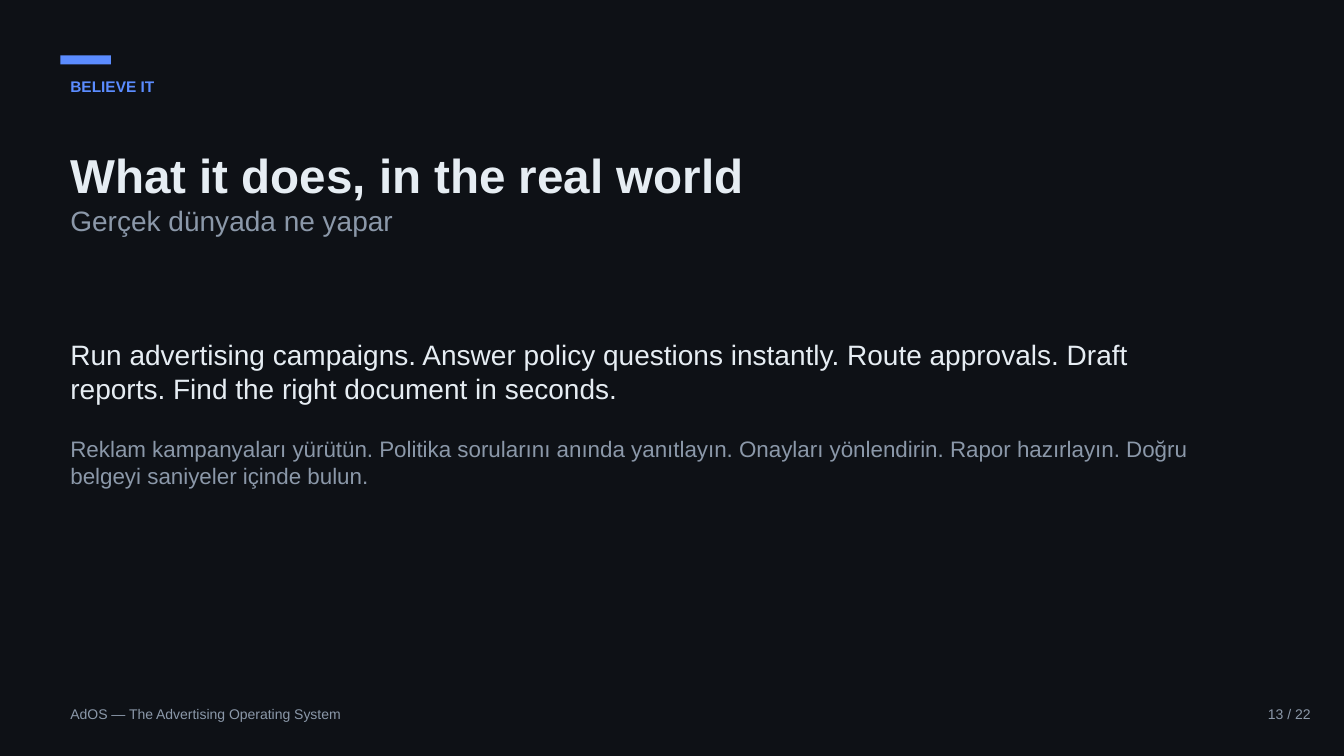
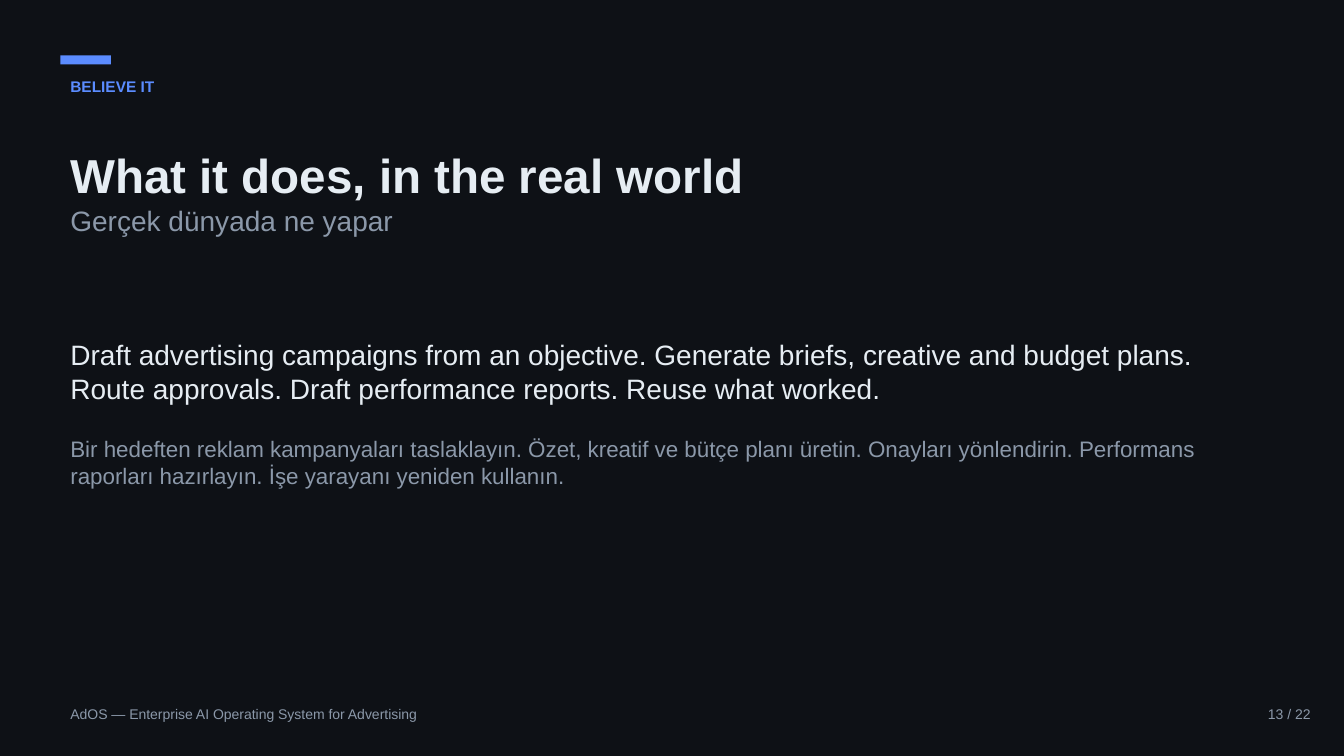
Before and after one commit to monay10/AdOS, a slide deck: slide 13 of presentation/AdOS_Executive_Presentation.pptx. Drawn at 1344x756 pixels with LibreOffice and Linux fonts; fonts in the diff are those of the drawing. Boxes give left, top, right and bottom in pixels: in the first picture for what was removed or moved away, otherwise in the second. Text is boxed around its words. In the diff, an @@ line names an element or a change of style, - is before the commit and + after.

```diff
--- a/presentation/AdOS_Executive_Presentation.pptx
+++ b/presentation/AdOS_Executive_Presentation.pptx
@@ text at (70, 344, 1194, 489): text changed @@
-Run advertising campaigns. Answer policy questions instantly. Route approvals. Draft reports. Find the right document in seconds.
-Reklam kampanyaları yürütün. Politika sorularını anında yanıtlayın. Onayları yönlendirin. Rapor hazırlayın. Doğru belgeyi saniyeler içinde bulun.
+Draft advertising campaigns from an objective. Generate briefs, creative and budget plans. Route approvals. Draft performance reports. Reuse what worked.
+Bir hedeften reklam kampanyaları taslaklayın. Özet, kreatif ve bütçe planı üretin. Onayları yönlendirin. Performans raporları hazırlayın. İşe yarayanı yeniden kullanın.
@@ text at (70, 709, 417, 722): text changed @@
-AdOS — The Advertising Operating System
+AdOS — Enterprise AI Operating System for Advertising
```
Also in this commit, not shown: 21 other slides changed, 6 other files.
